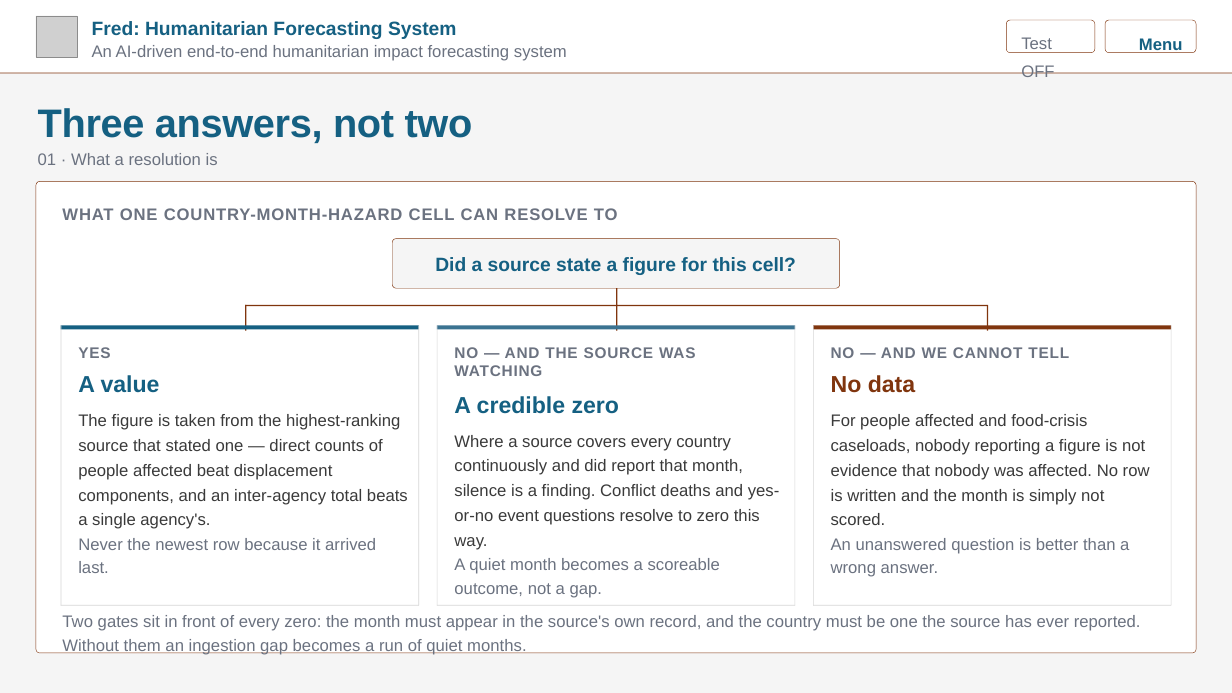
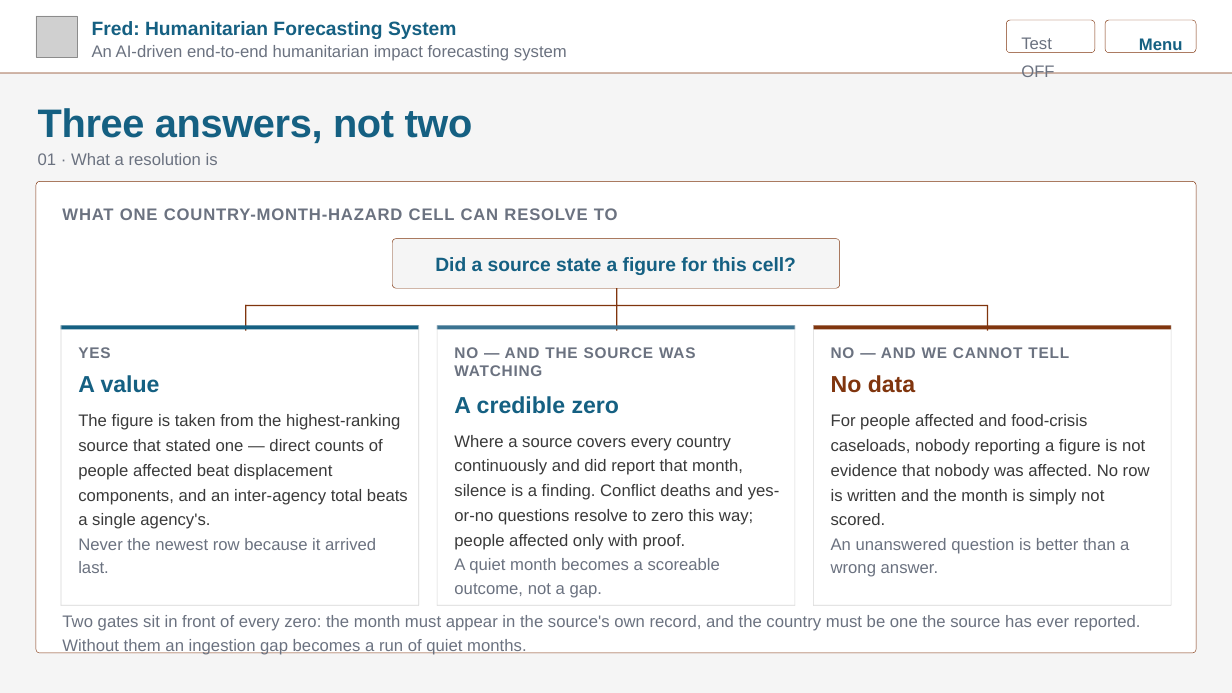
Before and after one commit to kwyjad/Pythia, a slide deck: slide 5 of docs/decks/5_resolution_calibration.pptx. Drawn at 1232x693 pixels with LibreOffice and Linux fonts; fonts in the diff are those of the drawing; grey boxes stand for pictures; background and template pictures are left out. Boxes give left, top, right and bottom in pixels: in the first picture for what was removed or moved away, otherwise in the second. Text is boxed around its words. In the diff, an @@ line names an element or a change of style, - is before the commit and + after.

```diff
--- a/docs/decks/5_resolution_calibration.pptx
+++ b/docs/decks/5_resolution_calibration.pptx
@@ text at (454,435,780,550): text changed @@
-Where a source covers every country continuously and did report that month, silence is a finding. Conflict deaths and yes-or-no event questions resolve to zero this way.
+Where a source covers every country continuously and did report that month, silence is a finding. Conflict deaths and yes-or-no questions resolve to zero this way; people affected only with proof.
```
Also in this commit, not shown: 3 other slides changed, 5 other files.
